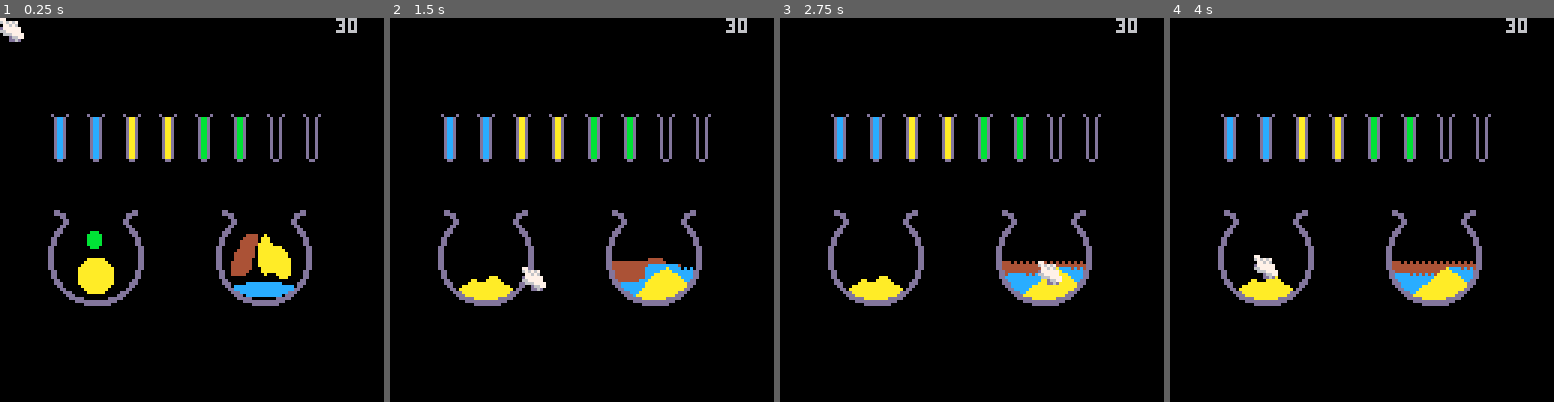
Above: before the commit, frames 1-4 (left to right).
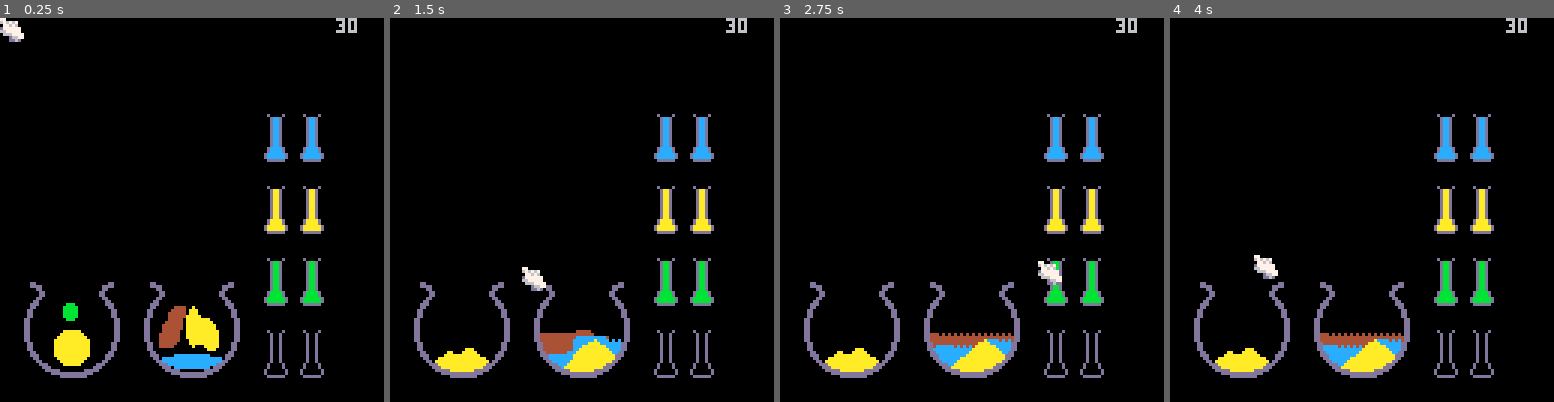
Above: after the commit, the same moments.

Repository: andbalch/cs4730_team_game
Game: PICO-8 cartridge potion.p8
Two runs of this game, one before a commit and one after it. Both use one fixed random seed, a clock stepped at 60 frames per second and the inputs below.
Inputs (mouse positions are in pixels of both pictures, inside the frame that each line leads up to):
- Up to frame 1 (0.25 s): no input
- Up to frame 2 (1.5 s): click (459, 121) at 0.67 s; click (520, 267) at 1.22 s
- Up to frame 3 (2.75 s): click (975, 114) at 1.77 s; click (1037, 259) at 2.32 s
- Up to frame 4 (4 s): click (1492, 106) at 2.87 s; click (1254, 256) at 3.42 s; click (1315, 102) at 3.97 s

The runs differ from the first frame. In frame 1, 14% of the frame differs, in the area x 6-85%, y 25-94%; in frame 2, 13%; in frame 3, 13%; in frame 4, 13%.

Commit message:
Adds mode switching

Diff:
--- /dev/null
+++ b/brew.lua
@@ -0,0 +1,108 @@
+function brew_update()
+
+	-- Picking and placing vials.
+	for i=0,7 do
+		local s=slots[i]
+		if coll(s,mx,my) and mp then -- If pressing over a slot.
+			if holding~=nil and s.v==nil then -- Place vial into a slot.
+				s.v=holding
+				holding=nil
+			elseif holding==nil and s.v~=nil then -- Pick up vial from slot.
+				holding=i
+				vox=s.x-mx
+				voy=s.y-my
+				s.v=nil
+			end
+		end
+	end
+
+	-- Vial-cauldron transfer.
+	if holding~=nil then
+		transfer(caul1,caul1_box)
+		transfer(caul2,caul2_box)
+	end
+
+	-- Update previous mouse down.
+	mdp=md
+end
+
+function brew_draw()
+	-- Draw cauldrons.
+	draw_sim(caul1, caul1_box.x, caul1_box.y)
+	draw_sim(caul2, caul2_box.x, caul2_box.y)
+
+	-- Draw fire under cauldron.
+	--draw_fire(caul1_box)
+	--draw_fire(caul2_box)
+
+	-- Draw vials in slots.
+	for i=0,7 do
+		local s=slots[i]
+		if s.v~=nil then
+			draw_sim(vials[s.v],s.x,s.y)
+		else
+			spr(5,s.x,s.y,1,2)
+		end
+	end
+
+	-- Draw the held vial near the mouse.
+	if holding~=nil then
+		draw_sim(vials[holding],mx+vox,my+voy)
+	end
+
+	-- Draw frame rate.
+	print(stat(7),112,0)
+
+	-- Print UI.
+	--spr(4,0,0)
+	--oprint(gold,9,1,10)
+end
+
+-- Procedures --
+
+-- Checks if vial is being pressed on cauldron and transfers pixels accordingly.
+function transfer(caul, box)
+	if coll(box,mx,my) and md then
+		local cx=mx-box.x-1+flr(rnd(3)) -- Translate (mx,my) to simulation coordinates.
+		local cy=my-box.y
+
+		-- Iterate through cells in vial.
+		local v=vials[holding]
+		local cc=caul:g(cx,cy)
+		for y=0,v.h-1 do
+			local wc=0 -- Wall count.
+			for x=0,v.w-1 do
+				local vc=v:g(x,y)
+				if vc==13 then
+					wc=wc+1
+				elseif wc==1 then -- Ensure the pixels are in the vial (i.e. wall count = 1).
+					-- If the vial cell isn't empty and the cauldron cell is, tranfer it over to the cauldron.
+					if vc~=0 and cc==0 then
+						v:s(x,y,0)
+						caul:s(cx,cy,vc)
+						goto transferred
+					-- If the cauldron cell isn't empty and the vial cell is, tranfer it over to the vial.
+					elseif vc==0 and cc~=0 then
+						v:s(x,y,cc)
+						caul:s(cx,cy,0)
+						goto transferred
+					end
+				end
+			end
+		end
+		::transferred::
+	end
+end
+
+-- Draws fire under a given cauldron box.
+function draw_fire(box)
+	local xo=box.x+box.w/4
+	local yo=box.y+box.h
+	for i=0,10 do
+		local x=xo+rnd(box.w/2)
+		local y=yo+rnd(4)
+		local r=1+flr(rnd(2))
+		local c=8+flr(rnd(3))
+		circfill(x,y,r,c)
+	end
+end
--- /dev/null
+++ b/game.lua
@@ -0,0 +1,92 @@
+mode="brew"
+
+-- Mouse variables.
+poke(0x5F2D, 1) -- Activate mouse.
+mx=0 -- Mouse coordinates.
+my=0
+md=false -- Mouse down.
+mdp=false -- Mouse down previous.
+mp=false -- Mouse pressed.
+
+-- Sets up variables for a game.
+function setup_game()
+    -- Game variables.
+    gold = 42
+    holding=nil
+
+	-- Vial variables.
+	vox=0 -- Vial offset from the mouse.
+	voy=0
+
+	-- Create simulations.
+	caul1_box={x=8,y=88,w=32,h=32}
+	caul2_box={x=48,y=88,w=32,h=32}
+	caul1 = create_sim(0, 32,32,32)
+	caul2 = create_sim(32,32,32,32)
+
+	-- Vials and vial slots.
+    vials={}
+    slots={}
+	for i=0,7 do
+		v=create_sim(64+i*8,32,8,16)
+		vials[i]=v
+		slots[i]={v=i,x=88+(i%2)*12,y=32+flr(i/2)*24,w=v.w,h=v.h}
+	end
+end
+
+setup_game()
+
+function _update60()
+    -- Get mouse input.
+	mx=stat(32)
+	my=stat(33)
+	md=stat(34)==1
+	mp=md and not mdp
+
+	-- Update simulations.
+    update_sim(caul1)
+	update_sim(caul2)
+	for i=0,7 do
+		update_sim(vials[i])
+	end
+
+    -- Screen specific updates.
+    if mode=="brew" then
+        brew_update()
+    elseif mode=="shop" then
+        shop_update()
+    end
+end
+
+function _draw()
+    cls(0)
+
+    -- Screen specific draws.
+    if mode=="brew" then
+        brew_draw()
+    elseif mode=="shop" then
+        shop_draw()
+    end
+
+	-- Draw mouse.
+	ms=1
+	if md or holding then ms=2 end
+	spr(ms,mx,my)
+end
+
+-- Utility Functions --
+
+-- Checks if a point is within a box.
+function coll(b,x,y)
+	return x>=b.x and x<=b.x+b.w and y>=b.y and y<=b.y+b.h
+end
+
+-- Prints a string with an outline.
+function oprint(t,x,y,c)
+    for xx=-1,1 do
+        for yy=-1,1 do
+            print(t,x+xx,y+yy,1)
+        end
+    end
+    print(t,x,y,c)
+end
--- a/potion.lua
+++ /dev/null
@@ -1,154 +0,0 @@
--- Game variables.
-gold = 42
-
--- Mouse variables.
-poke(0x5F2D, 1) -- Activate mouse.
-mx=0 -- Mouse coordinates.
-my=0
-md=false -- Mouse down.
-mdp=false -- Mouse down previous.
-mp=false -- Mouse pressed.
-holding=nil
-
--- Vial variables.
-vox=0 -- Vial offset from the mouse.
-voy=0
-
--- Create simulations.
-caul1_box={x=16,y=64,w=32,h=32}
-caul2_box={x=72,y=64,w=32,h=32}
-caul1 = create_sim(0, 32,32,32)
-caul2 = create_sim(32,32,32,32)
-
--- Vials and vial slots.
-vials={}
-slots={}
-for i=0,7 do
-	v=create_sim(64+i*8,32,8,16)
-	vials[i]=v
-	slots[i]={v=i,x=16+i*12,y=32,w=v.w,h=v.h}
-end
-
-function _update60()
-	-- Get mouse input.
-	mx=stat(32)
-	my=stat(33)
-	md=stat(34)==1
-	mp=md and not mdp
-
-	-- Update simulations.
-    update_sim(caul1)
-	update_sim(caul2)
-	for i=0,7 do
-		update_sim(vials[i])
-	end
-
-	-- Picking and placing vials.
-	for i=0,7 do
-		local s=slots[i]
-		if coll(s,mx,my) and mp then -- If pressing over a slot.
-			if holding~=nil and s.v==nil then -- Place vial into a slot.
-				s.v=holding
-				holding=nil
-			elseif holding==nil and s.v~=nil then -- Pick up vial from slot.
-				holding=i
-				vox=s.x-mx
-				voy=s.y-my
-				s.v=nil
-			end
-		end
-	end
-
-	-- Vial-cauldron transfer.
-	if holding~=nil then
-		transfer(caul1,caul1_box)
-		transfer(caul2,caul2_box)
-	end
-
-	-- Update previous mouse down.
-	mdp=md
-end
-
-function _draw()
-	cls(0)
-
-	draw_sim(caul1, 16, 64)
-	draw_sim(caul2, 72, 64)
-
-	-- Draw vials in slots.
-	for i=0,7 do
-		local s=slots[i]
-		if s.v~=nil then
-			draw_sim(vials[s.v],s.x,s.y)
-		else
-			spr(5,s.x,s.y,1,2)
-		end
-	end
-
-	-- Draw the held vial near the mouse.
-	if holding~=nil then
-		--draw_sim(vials[holding],mx+vox,my+voy)
-	end
-
-	-- Draw frame rate.
-	print(stat(7),112,0)
-
-	-- Print UI.
-	--spr(4,0,0)
-	--oprint(gold,9,1,10)
-
-	-- Draw mouse.
-	ms=1
-	if md or holding then ms=2 end
-	spr(ms,mx,my)
-end
-
--- Game Procedures --
-
--- Checks if vial is being pressed on cauldron and transfers pixels accordingly.
-function transfer(caul, box)
-	if coll(box,mx,my) and md then
-		local cx=mx-box.x-1+flr(rnd(3)) -- Translate (mx,my) to simulation coordinates.
-		local cy=my-box.y
-
-		-- Iterate through cells in vial.
-		local v=vials[holding]
-		local cc=caul:g(cx,cy)
-		for x=3,4 do
-			for y=1,14 do
-				-- If the vial cell isn't empty and the cauldron cell is, tranfer it over to the cauldron.
-				local vc=v:g(x,y)
-				if vc~=0 and cc==0 then
-					v:s(x,y,0)
-					caul:s(cx,cy,vc)
-					goto transferred
-				-- If the cauldron cell isn't empty and the vial cell is, tranfer it over to the vial.
-				elseif vc==0 and cc~=0 then
-					v:s(x,y,cc)
-					caul:s(cx,cy,0)
-					goto transferred
-				end
-			end
-		end
-		::transferred::
-
-	end
-end
-
-
--- Utility Functions --
-
--- Checks if a point is within a box.
-function coll(b,x,y)
-	return x>=b.x and x<=b.x+b.w and y>=b.y and y<=b.y+b.h
-end
-
--- Prints a string with an outline.
-function oprint(t,x,y,c)
-    for xx=-1,1 do
-        for yy=-1,1 do
-            print(t,x+xx,y+yy,1)
-        end
-    end
-    print(t,x,y,c)
-end
--- a/potion.p8
+++ b/potion.p8
@@ -1,8 +1,10 @@
 pico-8 cartridge // http://www.pico-8.com
 version 42
 __lua__
-#include sand.lua
-#include potion.lua
+#include simulation.lua
+#include brew.lua
+#include shop.lua
+#include game.lua
 
 
 
--- /dev/null
+++ b/shop.lua
@@ -0,0 +1,8 @@
+
+function shop_update()
+
+end
+
+function shop_draw()
+
+end
Not shown, changed: 21 lines of the sprite sheet (__gfx__) section of potion.p8
Renamed: sand.lua -> simulation.lua
